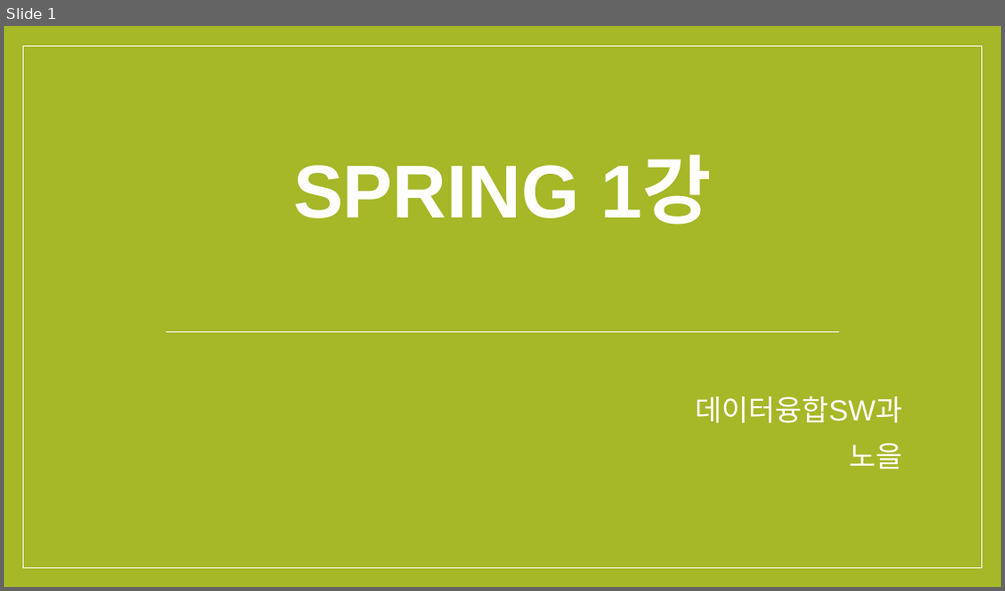
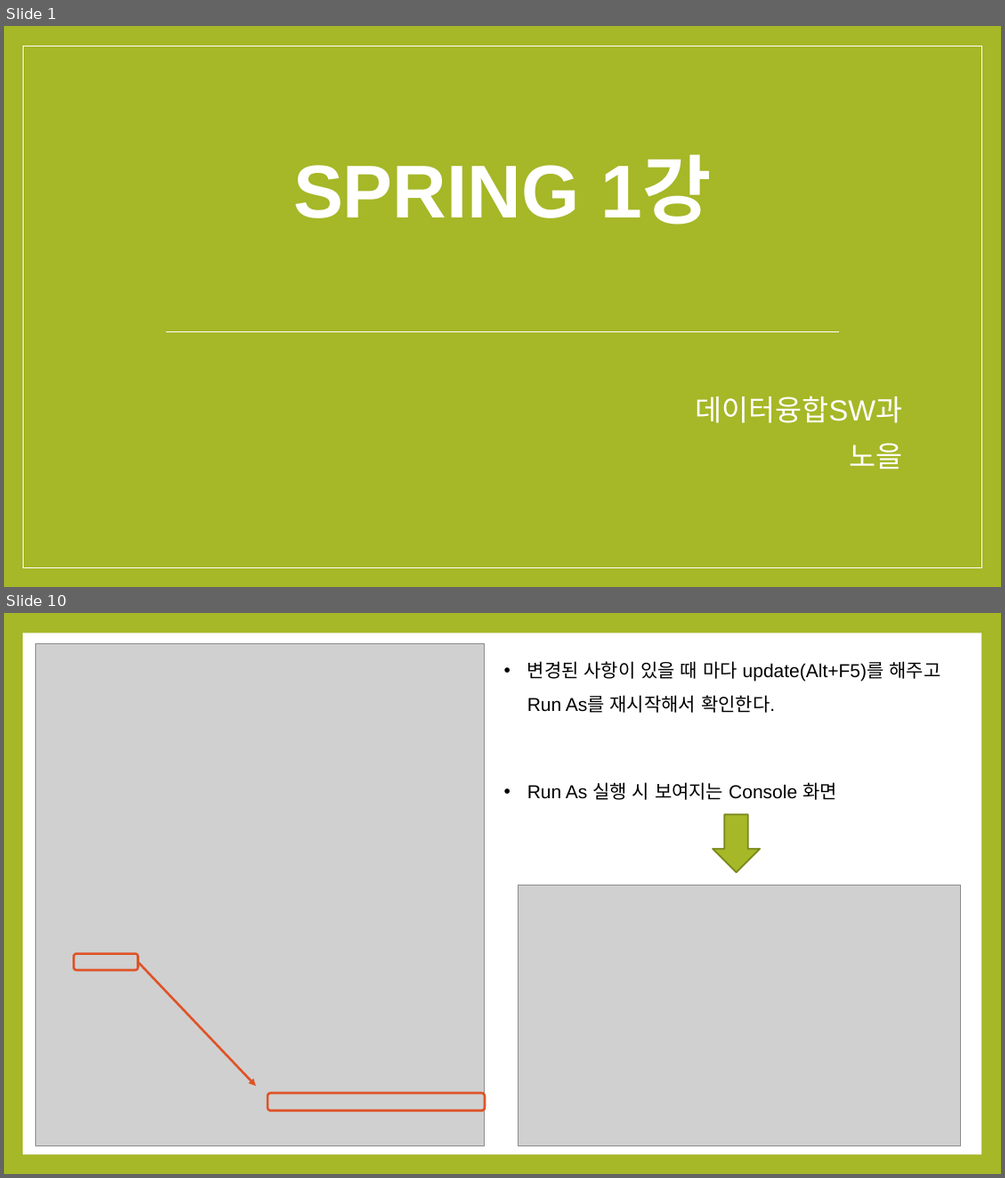
Before and after one commit to noheul1030/KOPO-Spring, a slide deck: KOPO-Spring(윤교수님)/Spring과제/Spring1강PPT.pptx. Shown one above the other, each under a label of ours: slide 1 before the commit, slides 1 and 10 after it; the slides between them are not shown. The pictures are 1005x591 and 1005x1178 pixels, drawn with LibreOffice and Linux fonts; fonts in the diff are those of the drawing; grey boxes stand for pictures. Boxes give left, top, right and bottom in pixels: in the first picture for what was removed or moved away, otherwise in the second. Text is boxed around its words. In the diff, an @@ line names an element or a change of style, - is before the commit and + after.

```diff
--- a/KOPO-Spring(윤교수님)/Spring과제/Spring1강PPT.pptx
+++ b/KOPO-Spring(윤교수님)/Spring과제/Spring1강PPT.pptx
@@ slide 10 added at (x1=4, y1=613, x2=1001, y2=1174), background #A6B727 @@
@@ rectangle added at (x1=23, y1=633, x2=981, y2=1154), fill #FFFFFF @@
@@ picture added at (x1=36, y1=643, x2=485, y2=1145) @@
@@ text added at (x1=527, y1=661, x2=940, y2=713), 18 pt, text #000000 @@
+• 변경된 사항이 있을 때 마다 update(Alt+F5)를 해주고 Run As를 재시작해서 확인한다.
@@ text added at (x1=527, y1=782, x2=837, y2=800), 18 pt, text #000000 @@
+• Run As 실행 시 보여지는 Console 화면
@@ down arrow added at (x1=713, y1=814, x2=760, y2=872), fill #A6B727, outline #7B871D 1.5 pt @@
@@ picture added at (x1=518, y1=884, x2=961, y2=1145) @@
@@ rounded rectangle added at (x1=73, y1=954, x2=138, y2=971), outline #DF5327 2.25 pt @@
@@ arrow added from (138, 962) to (256, 1086), #DF5327 2.25 pt @@
@@ rounded rectangle added at (x1=268, y1=1093, x2=485, y2=1111), outline #DF5327 2.25 pt @@
```
Also in this commit, not shown: 8 other slides added, 12 slides removed.
